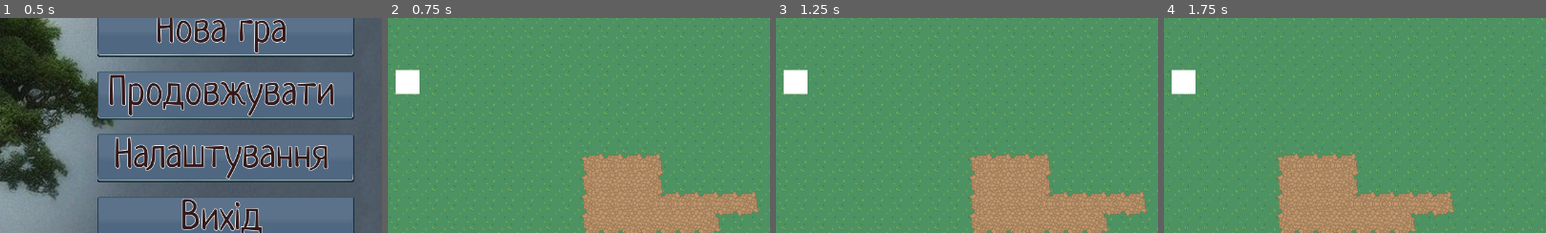
Above: before the commit, frames 1-4 (left to right).
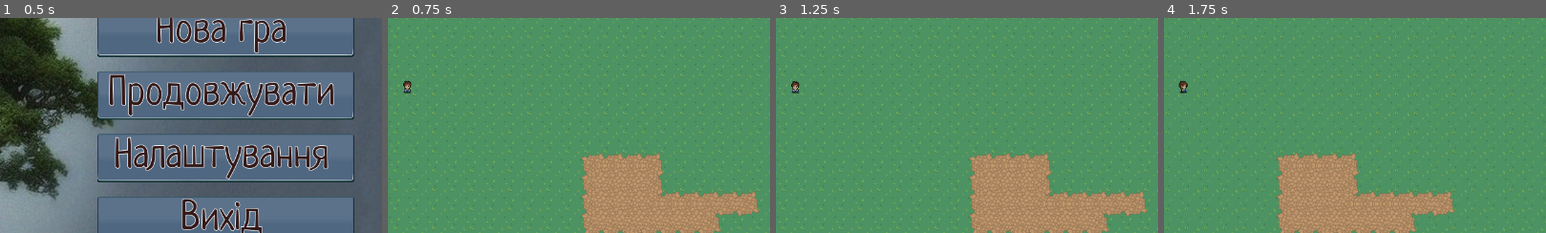
Above: after the commit, the same moments.

Repository: zolkins/RootGame
Game: Godot game, scene res://scenes/main_menu.tscn
Two runs of this game, one before a commit and one after it. Both use one fixed random seed, a clock stepped at 60 frames per second and the inputs below.
Inputs (mouse positions are % of the whole screen's width and height, from its top left):
- Up to frame 1 (0.5 s): no input
- Up to frame 2 (0.75 s): click "Нова гра" at 0.5 s
- Up to frame 3 (1.25 s): no input
- Up to frame 4 (1.75 s): tap Enter at 1.25 s; move the mouse to (38, 14) at 1.27 s; hold Right (ui_right) from 1.28 s (still down); click (38, 14) at 1.42 s
The pictures show only the part of the screen within x 48-98%, y 35-85%; the shares and areas given below are measured in that part.

Frame 1 is identical in both runs. In frame 2, 0.7% of the frame differs, in the area x 2-9%, y 24-36%; in frame 3, 0.7%; in frame 4, 0.7%.

Commit message:
add player anim

Diff:
--- a/scenes/player.tscn
+++ b/scenes/player.tscn
@@ -1,22 +1,162 @@
-[gd_scene load_steps=4 format=2]
+[gd_scene load_steps=30 format=2]
 
 [ext_resource path="res://scripts/KinematicBody2D.gd" type="Script" id=1]
 [ext_resource path="res://scenes/Hotbar.tscn" type="PackedScene" id=2]
+[ext_resource path="res://resources/img/player.png" type="Texture" id=3]
+
+[sub_resource type="AtlasTexture" id=2]
+flags = 4
+atlas = ExtResource( 3 )
+region = Rect2( 0, 144, 48, 48 )
+
+[sub_resource type="AtlasTexture" id=3]
+flags = 4
+atlas = ExtResource( 3 )
+region = Rect2( 48, 144, 48, 48 )
+
+[sub_resource type="AtlasTexture" id=4]
+flags = 4
+atlas = ExtResource( 3 )
+region = Rect2( 96, 144, 48, 48 )
+
+[sub_resource type="AtlasTexture" id=5]
+flags = 4
+atlas = ExtResource( 3 )
+region = Rect2( 144, 144, 48, 48 )
+
+[sub_resource type="AtlasTexture" id=6]
+flags = 4
+atlas = ExtResource( 3 )
+region = Rect2( 192, 144, 48, 48 )
+
+[sub_resource type="AtlasTexture" id=7]
+flags = 4
+atlas = ExtResource( 3 )
+region = Rect2( 240, 144, 48, 48 )
+
+[sub_resource type="AtlasTexture" id=8]
+flags = 4
+atlas = ExtResource( 3 )
+region = Rect2( 0, 0, 48, 48 )
+
+[sub_resource type="AtlasTexture" id=9]
+flags = 4
+atlas = ExtResource( 3 )
+region = Rect2( 48, 0, 48, 48 )
+
+[sub_resource type="AtlasTexture" id=10]
+flags = 4
+atlas = ExtResource( 3 )
+region = Rect2( 96, 0, 48, 48 )
+
+[sub_resource type="AtlasTexture" id=11]
+flags = 4
+atlas = ExtResource( 3 )
+region = Rect2( 144, 0, 48, 48 )
+
+[sub_resource type="AtlasTexture" id=12]
+flags = 4
+atlas = ExtResource( 3 )
+region = Rect2( 192, 0, 48, 48 )
+
+[sub_resource type="AtlasTexture" id=13]
+flags = 4
+atlas = ExtResource( 3 )
+region = Rect2( 240, 0, 48, 48 )
+
+[sub_resource type="AtlasTexture" id=14]
+flags = 4
+atlas = ExtResource( 3 )
+region = Rect2( 0, 192, 48, 48 )
+
+[sub_resource type="AtlasTexture" id=15]
+flags = 4
+atlas = ExtResource( 3 )
+region = Rect2( 48, 192, 48, 48 )
+
+[sub_resource type="AtlasTexture" id=16]
+flags = 4
+atlas = ExtResource( 3 )
+region = Rect2( 96, 192, 48, 48 )
+
+[sub_resource type="AtlasTexture" id=17]
+flags = 4
+atlas = ExtResource( 3 )
+region = Rect2( 144, 192, 48, 48 )
+
+[sub_resource type="AtlasTexture" id=18]
+flags = 4
+atlas = ExtResource( 3 )
+region = Rect2( 192, 192, 48, 48 )
+
+[sub_resource type="AtlasTexture" id=19]
+flags = 4
+atlas = ExtResource( 3 )
+region = Rect2( 240, 192, 48, 48 )
+
+[sub_resource type="AtlasTexture" id=20]
+flags = 4
+atlas = ExtResource( 3 )
+region = Rect2( 0, 240, 48, 48 )
+
+[sub_resource type="AtlasTexture" id=21]
+flags = 4
+atlas = ExtResource( 3 )
+region = Rect2( 48, 240, 48, 48 )
+
+[sub_resource type="AtlasTexture" id=22]
+flags = 4
+atlas = ExtResource( 3 )
+region = Rect2( 96, 240, 48, 48 )
+
+[sub_resource type="AtlasTexture" id=23]
+flags = 4
+atlas = ExtResource( 3 )
+region = Rect2( 144, 240, 48, 48 )
+
+[sub_resource type="AtlasTexture" id=24]
+flags = 4
+atlas = ExtResource( 3 )
+region = Rect2( 192, 240, 48, 48 )
+
+[sub_resource type="AtlasTexture" id=25]
+flags = 4
+atlas = ExtResource( 3 )
+region = Rect2( 240, 240, 48, 48 )
+
+[sub_resource type="SpriteFrames" id=26]
+animations = [ {
+"frames": [ SubResource( 2 ), SubResource( 3 ), SubResource( 4 ), SubResource( 5 ), SubResource( 6 ), SubResource( 7 ) ],
+"loop": true,
+"name": "down",
+"speed": 5.0
+}, {
+"frames": [ SubResource( 8 ), SubResource( 9 ), SubResource( 10 ), SubResource( 11 ), SubResource( 12 ), SubResource( 13 ) ],
+"loop": true,
+"name": "idle",
+"speed": 5.0
+}, {
+"frames": [ SubResource( 14 ), SubResource( 15 ), SubResource( 16 ), SubResource( 17 ), SubResource( 18 ), SubResource( 19 ) ],
+"loop": true,
+"name": "right",
+"speed": 5.0
+}, {
+"frames": [ SubResource( 20 ), SubResource( 21 ), SubResource( 22 ), SubResource( 23 ), SubResource( 24 ), SubResource( 25 ) ],
+"loop": true,
+"name": "up",
+"speed": 5.0
+} ]
 
 [sub_resource type="CapsuleShape2D" id=1]
-radius = 22.0
-height = 0.0
+radius = 8.0
+height = 6.0
 
 [node name="player" type="KinematicBody2D"]
 script = ExtResource( 1 )
 
 [node name="AnimatedSprite" type="AnimatedSprite" parent="."]
-
-[node name="ColorRect" type="ColorRect" parent="."]
-margin_left = -19.0
-margin_top = -20.0
-margin_right = 21.0
-margin_bottom = 20.0
+frames = SubResource( 26 )
+animation = "idle"
 
 [node name="Camera2D" type="Camera2D" parent="."]
 current = true
@@ -29,4 +169,5 @@
 position = Vector2( -186, -277 )
 
 [node name="CollisionShape2D" type="CollisionShape2D" parent="."]
+position = Vector2( 0, 8 )
 shape = SubResource( 1 )
--- a/scripts/KinematicBody2D.gd
+++ b/scripts/KinematicBody2D.gd
@@ -8,18 +8,21 @@
 func move():
 	velocity = Vector2()
 	if Input.is_action_pressed("ui_right"):
+		$AnimatedSprite.set_flip_h(false)
 		velocity.x += 1
-		#_animated_sprite.play("walk_right")
+		$AnimatedSprite.play("right")
 	if Input.is_action_pressed("ui_left"):
-		#_animated_sprite.play("walk_left")
+		$AnimatedSprite.set_flip_h(true)
+		$AnimatedSprite.play("right")
 		velocity.x -= 1
 	if Input.is_action_pressed("ui_down"):
 		velocity.y += 1
+		$AnimatedSprite.play("down")
 	if Input.is_action_pressed("ui_up"):
-		#_animated_sprite.play("walk_up")
+		$AnimatedSprite.play("up")
 		velocity.y -= 1
 	if velocity.length() == 0:
-		#_animated_sprite.play("idle")
+		$AnimatedSprite.play("idle")
 		pass
 	velocity = velocity.normalized() * speed
 	move_and_slide(velocity)
Binary file added: resources/img/player.png
